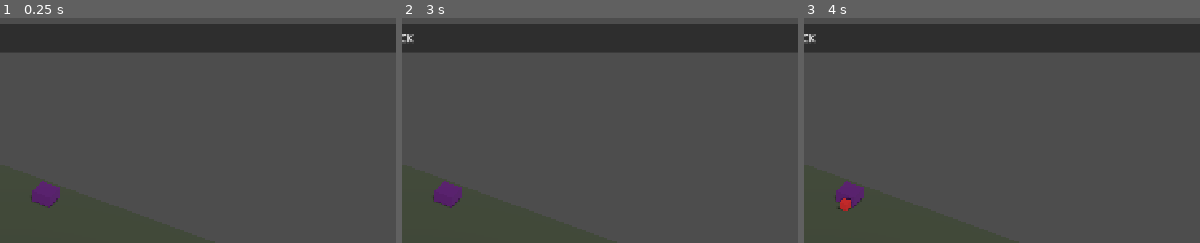
Above: before the commit, frames 1-3 (left to right).
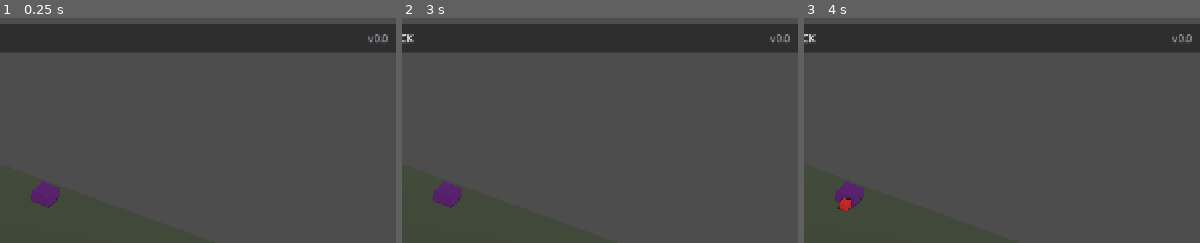
Above: after the commit, the same moments.

Repository: kcokz/dino-td
Game: Godot game, scene res://scenes/Main.tscn
Same seed, same stepped clock (60 frames per second), same inputs: the game is played once before the commit and once after it.
Inputs (mouse positions are % of the whole screen's width and height, from its top left):
- Up to frame 1 (0.25 s): no input
- Up to frame 2 (3 s): click "木墙 (2木, 1AP)" at 0.5 s; click "伐木屋 (3木, 1AP)" at 1.25 s; click "自动哨位 (4木, 1AP)" at 2 s; click "结束行动" at 2.75 s
- Up to frame 3 (4 s): tap Enter at 3.5 s; move the mouse to (73, 45) at 3.52 s; click (73, 45) at 3.67 s
The pictures show only the part of the screen within x 49-99%, y 0-50%; the shares and areas given below are measured in that part.

The runs differ from the first frame. In frame 1, 0.1% of the frame differs, in the area x 92-98%, y 7-11%; in frame 2, 0.1%; in frame 3, 0.1%.

Commit message:
feat(meta): establish AppInfo metadata, version v0.0 UI display, and VERSION.md roadmap

Diff:
--- a/project.godot
+++ b/project.godot
@@ -11,6 +11,7 @@
 [application]
 
 config/name="dino"
+config/version="v0.0"
 run/main_scene="uid://cnyi5iua1qo6c"
 config/features=PackedStringArray("4.7", "Forward Plus")
 config/icon="res://icon.svg"
--- a/scenes/ui/HUD.tscn
+++ b/scenes/ui/HUD.tscn
@@ -82,6 +82,15 @@
 [node name="PhaseLabel" type="Label" parent="Root/TopBar/MarginContainer/HBoxContainer"]
 layout_mode = 2
 text = "Phase: PLAN"
+
+[node name="TopSpacer" type="Control" parent="Root/TopBar/MarginContainer/HBoxContainer"]
+layout_mode = 2
+size_flags_horizontal = 3
+
+[node name="VersionLabel" type="Label" parent="Root/TopBar/MarginContainer/HBoxContainer"]
+layout_mode = 2
+theme_override_colors/font_color = Color(0.7, 0.75, 0.8, 0.8)
+text = "v0.0"
 
 [node name="BottomBar" type="PanelContainer" parent="Root"]
 layout_mode = 1
@@ -169,3 +178,10 @@
 [node name="RestartButton" type="Button" parent="Root/GameOverPanel/PanelContainer/MarginContainer/VBoxContainer"]
 layout_mode = 2
 text = "重新开始"
+
+[node name="VersionBadge" type="Label" parent="Root/GameOverPanel/PanelContainer/MarginContainer/VBoxContainer"]
+layout_mode = 2
+theme_override_colors/font_color = Color(0.6, 0.6, 0.6, 0.8)
+theme_override_font_sizes/font_size = 12
+text = "Defend Dinosaur v0.0"
+horizontal_alignment = 1
--- /dev/null
+++ b/scripts/core/AppInfo.gd
@@ -0,0 +1,50 @@
+# res://scripts/core/AppInfo.gd
+class_name AppInfo
+extends RefCounted
+
+## Application & Build Metadata for Defend Dinosaur.
+## Houses external build information, version numbers, release notes references,
+## and environment metadata decoupled from game balance configs.
+
+const VERSION: String = "v0.0"
+const APP_NAME: String = "Defend Dinosaur"
+const BUILD_STAGE: String = "Prototype"
+const ENGINE_TARGET: String = "Godot 4.7"
+const RELEASE_DATE: String = "2026-09-11"
+
+## Returns the active application version string.
+## Priority order for build-time stamping:
+## 1. External version.json file if present on disk (CI/CD build pipeline injection)
+## 2. ProjectSettings "application/config/version" if configured
+## 3. Internal default VERSION constant ("v0.0")
+static func get_version() -> String:
+	if FileAccess.file_exists("res://version.json"):
+		var file = FileAccess.open("res://version.json", FileAccess.READ)
+		if file:
+			var text = file.get_as_text()
+			var json = JSON.new()
+			if json.parse(text) == OK and json.data is Dictionary and json.data.has("version"):
+				var v = str(json.data["version"]).strip_edges()
+				if v != "":
+					return v
+
+	if ProjectSettings.has_setting("application/config/version"):
+		var v = ProjectSettings.get_setting("application/config/version")
+		if v is String and v.strip_edges() != "":
+			return v.strip_edges()
+
+	return VERSION
+
+## Returns formatted full display title, e.g. "Defend Dinosaur v0.0".
+static func get_app_title() -> String:
+	return "%s %s" % [APP_NAME, get_version()]
+
+## Returns a comprehensive metadata dictionary for about dialogues or build stamping.
+static func get_metadata() -> Dictionary:
+	return {
+		"app_name": APP_NAME,
+		"version": get_version(),
+		"stage": BUILD_STAGE,
+		"engine": ENGINE_TARGET,
+		"release_date": RELEASE_DATE,
+	}
--- a/scripts/ui/HUD.gd
+++ b/scripts/ui/HUD.gd
@@ -23,6 +23,7 @@
 var wave_label: Label = null
 var core_hp_label: Label = null
 var phase_label: Label = null
+var version_label: Label = null
 
 var build_tower_btn: Button = null
 var build_wall_btn: Button = null
@@ -336,6 +337,9 @@
 func trigger_restart() -> void:
 	_on_restart_pressed()
 
+func get_version_text() -> String:
+	return version_label.text if version_label else ""
+
 # ==============================================================================
 # Procedural Component Fallbacks (Headless & Scene Support)
 # ==============================================================================
@@ -348,6 +352,7 @@
 	core_hp_label = find_child("CoreHPLabel", true, false) as Label
 	phase_label = find_child("PhaseLabel", true, false) as Label
 	hint_label = find_child("HintLabel", true, false) as Label
+	version_label = find_child("VersionLabel", true, false) as Label
 
 	build_tower_btn = find_child("BuildTowerBtn", true, false) as Button
 	build_wall_btn = find_child("BuildWallBtn", true, false) as Button
@@ -402,6 +407,17 @@
 		phase_label.name = "PhaseLabel"
 		root_control.add_child(phase_label)
 
+	if version_label == null:
+		version_label = Label.new()
+		version_label.name = "VersionLabel"
+		root_control.add_child(version_label)
+
+	var app_info_script = load("res://scripts/core/AppInfo.gd")
+	var v_str: String = "v0.0"
+	if app_info_script and app_info_script.has_method("get_version"):
+		v_str = app_info_script.get_version()
+	version_label.text = v_str
+
 	if hint_label == null:
 		hint_label = Label.new()
 		hint_label.name = "HintLabel"
--- a/tests/test_gameplay_fixes.gd
+++ b/tests/test_gameplay_fixes.gd
@@ -359,3 +359,34 @@
 
 	for d in [d0, d1, d2]:
 		assert_true(d.global_position.x >= 0.4 and d.global_position.x <= 1.6, "Dinos must stay inside road corridor [0.4, 1.6] (got x=%f)" % d.global_position.x)
+
+func test_13_version_metadata_and_hud_display() -> void:
+	var app_info_script = load("res://scripts/core/AppInfo.gd")
+	assert_not_null(app_info_script, "AppInfo script must exist in res://scripts/core/AppInfo.gd")
+
+	var ver: String = app_info_script.get_version()
+	assert_eq(ver, "v0.0", "Version must be v0.0")
+
+	var meta: Dictionary = app_info_script.get_metadata()
+	assert_eq(meta.get("version"), "v0.0", "Metadata version is v0.0")
+	assert_eq(meta.get("app_name"), "Defend Dinosaur", "Metadata app_name is Defend Dinosaur")
+
+	# Test HUD scene displays version label
+	var hud_packed = load("res://scenes/ui/HUD.tscn")
+	assert_not_null(hud_packed, "HUD scene packed must exist")
+	var hud = hud_packed.instantiate()
+	_cleanup_nodes.append(hud)
+	tree.root.add_child(hud)
+	await wait_frames(2)
+
+	var version_label = hud.find_child("VersionLabel", true, false) as Label
+	assert_not_null(version_label, "HUD must contain VersionLabel")
+	assert_eq(version_label.text, "v0.0", "HUD VersionLabel displays v0.0")
+
+	# Test HUD programmatic fallback as well
+	var hud_script = load("res://scripts/ui/HUD.gd")
+	var programmatic_hud = hud_script.new()
+	_cleanup_nodes.append(programmatic_hud)
+	tree.root.add_child(programmatic_hud)
+	await wait_frames(2)
+	assert_eq(programmatic_hud.get_version_text(), "v0.0", "Programmatic HUD must resolve version text v0.0")
--- /dev/null
+++ b/version.json
@@ -0,0 +1,7 @@
+{
+  "name": "Defend Dinosaur",
+  "version": "v0.0",
+  "stage": "Prototype",
+  "engine": "Godot 4.7",
+  "release_date": "2026-09-11"
+}
Not shown, added: VERSION.md
